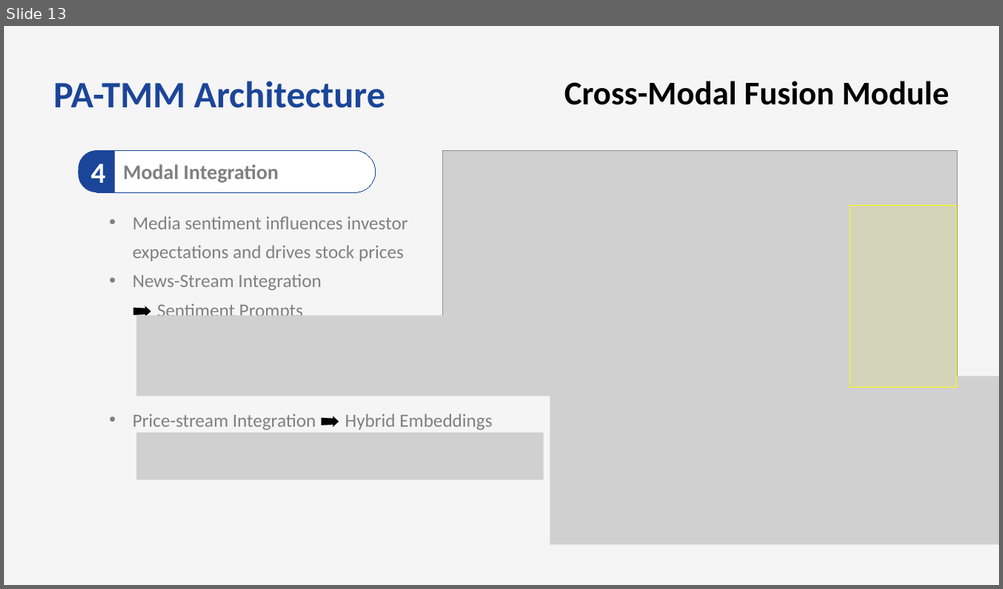
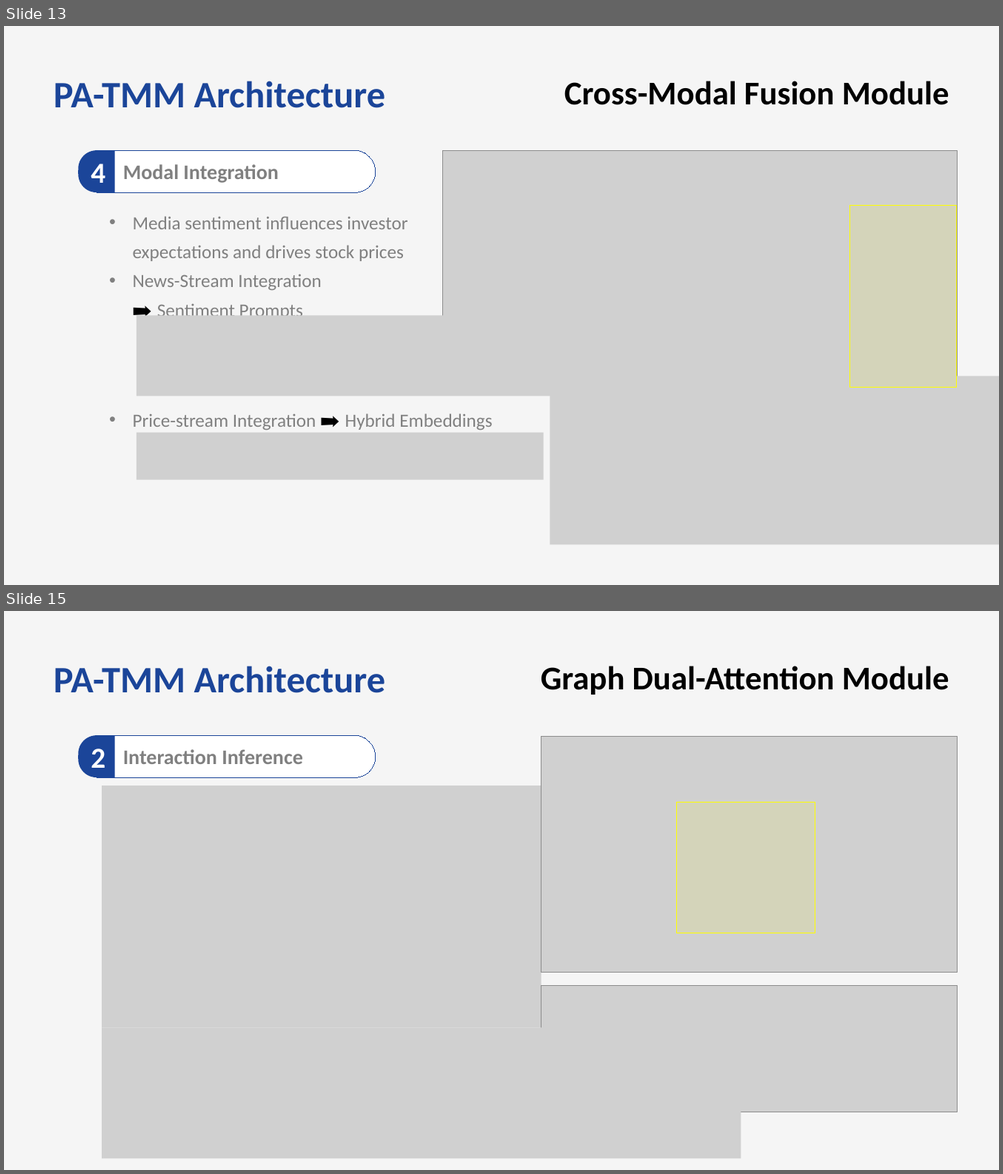
Before and after one commit to bts1991/study, a slide deck: 논문 Review/Others/paper_review.pptx. Shown one above the other, each under a label of ours: slide 13 before the commit, slides 13 and 15 after it; the slides between them are not shown. The pictures are 1003x589 and 1003x1174 pixels, drawn with LibreOffice and Linux fonts; fonts in the diff are those of the drawing; grey boxes stand for pictures. Boxes give left, top, right and bottom in pixels: in the first picture for what was removed or moved away, otherwise in the second. Text is boxed around its words. In the diff, an @@ line names an element or a change of style, - is before the commit and + after.

```diff
--- a/논문 Review/Others/paper_review.pptx
+++ b/논문 Review/Others/paper_review.pptx
@@ slide 15 added at [4, 611, 999, 1170], background #F5F5F5 @@
@@ text added at [54, 666, 386, 693], 36 pt, text #1B4599, bold @@
+PA-TMM Architecture
@@ text added at [540, 666, 949, 695], 32 pt, text #000000, bold @@
+Graph Dual-Attention Module
@@ round same rect added at [78, 736, 115, 777], fill #1B4599, 28 pt, text #FFFFFF, bold @@
+2
@@ rounded rectangle added at [79, 735, 375, 778], fill #FFFFFF, outline #1B4599 0.75 pt, 20 pt, text #808080, bold @@
+Interaction Inference
@@ picture added at [541, 736, 957, 973] @@
@@ picture added at [102, 786, 541, 1028] @@
@@ rectangle added at [676, 803, 815, 934], fill #FFFF00 at 10% opacity, outline #FFFF00 0.75 pt @@
@@ picture added at [541, 986, 957, 1113] @@
@@ picture added at [102, 1028, 740, 1159] @@
```
Also in this commit, not shown: 2 slides changed, 1 other slide added.
